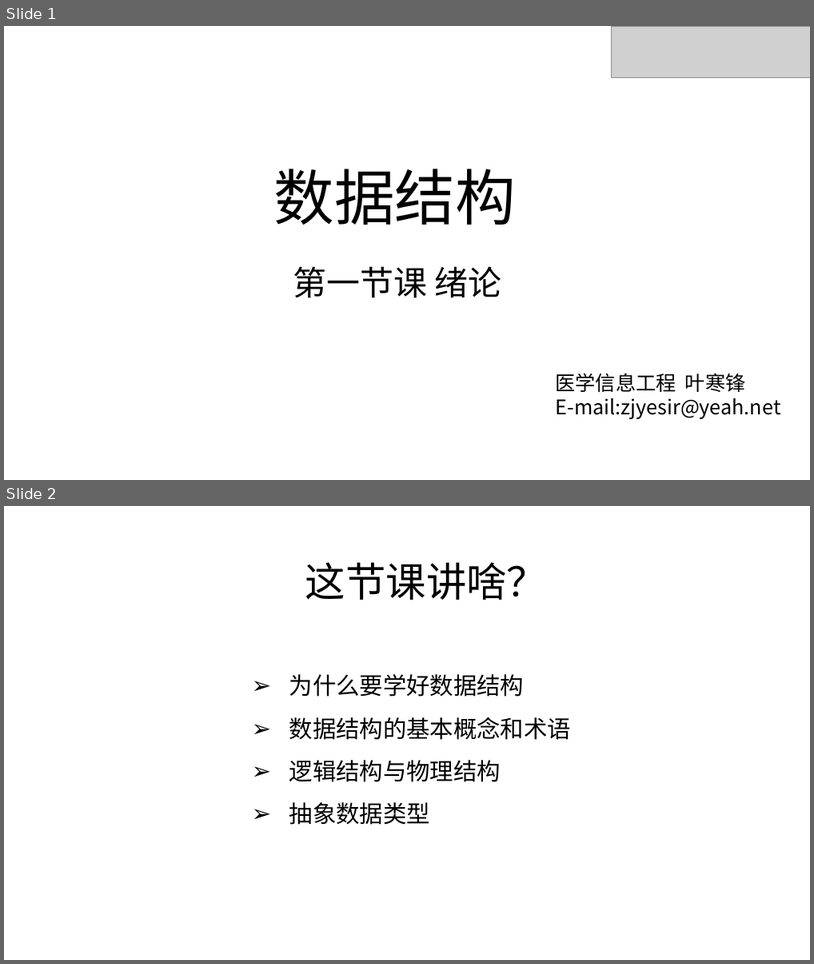
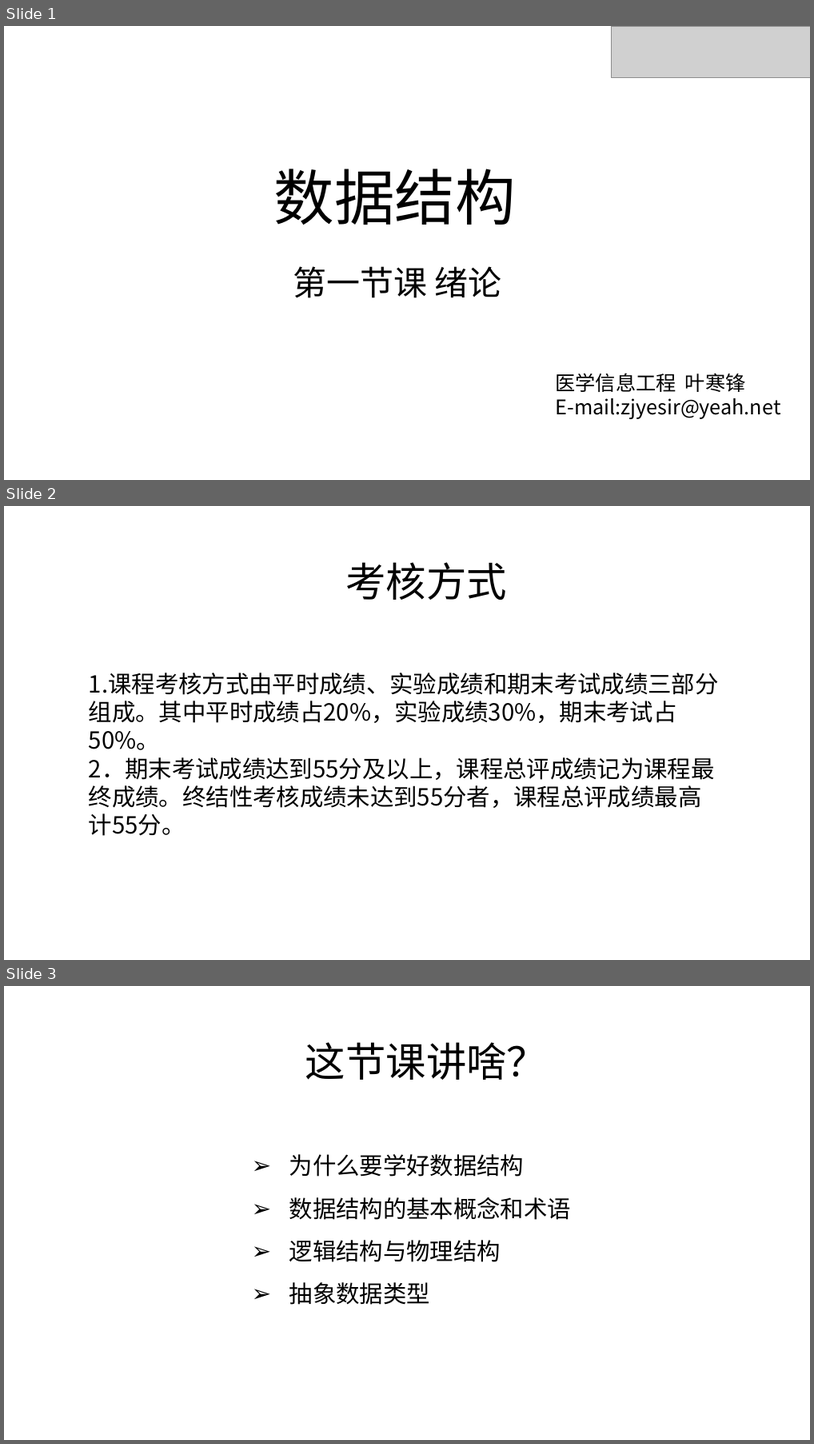
Before and after one commit to zjyesir/hmc_data_structure, a slide deck: ppt/1.1绪论.pptx. Shown one above the other, each under a label of ours: slides 1 and 2 before the commit, slides 1, 2 and 3 after it. The pictures are 814x964 and 814x1444 pixels, drawn with LibreOffice and Linux fonts; fonts in the diff are those of the drawing; grey boxes stand for pictures; background and template pictures are left out. Boxes give left, top, right and bottom in pixels: in the first picture for what was removed or moved away, otherwise in the second. Text is boxed around its words. In the diff, an @@ line names an element or a change of style, - is before the commit and + after.

```diff
--- a/ppt/1.1绪论.pptx
+++ b/ppt/1.1绪论.pptx
@@ slide 2 added at box(4, 506, 810, 960), background picture (left out) @@
@@ text added at box(346, 562, 507, 600), 48 pt, text #000000 @@
+考核方式
@@ text added at box(89, 672, 719, 836), 28 pt, text #000000 @@
+1.课程考核方式由平时成绩、实验成绩和期末考试成绩三部分组成。其中平时成绩占20%，实验成绩30%，期末考试占50%。
+2．期末考试成绩达到55分及以上，课程总评成绩记为课程最终成绩。终结性考核成绩未达到55分者，课程总评成绩最高计55分。
@@ what was slide 2 is now slide 3 @@
```
Also in this commit, not shown: 1 slide removed, 5 other files.
